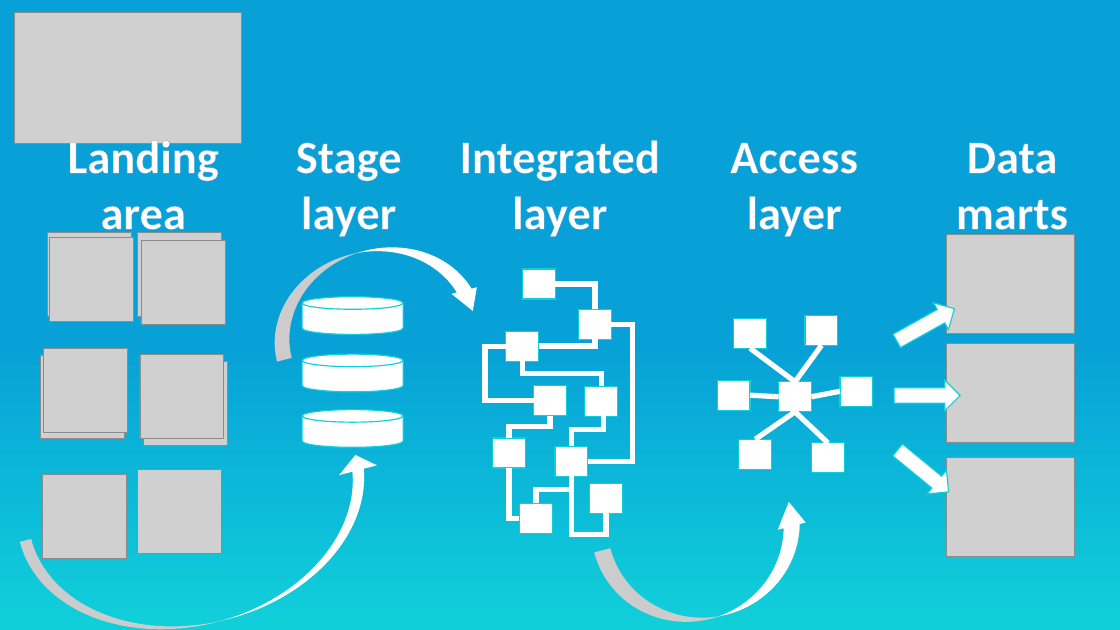
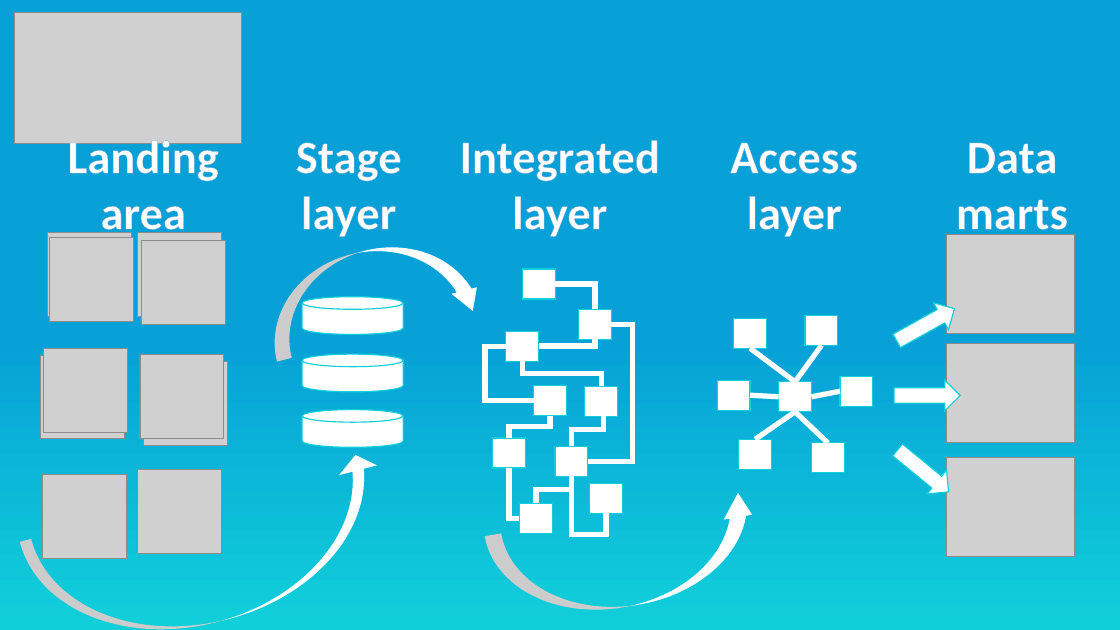
Before and after one commit to dwhacademy/dwhacademy, a slide deck: slide 2 of themes/hugo-elate-theme/static/images/Pictures for blog.pptx. Drawn at 1120x630 pixels with LibreOffice and Linux fonts; fonts in the diff are those of the drawing; grey boxes stand for pictures. Boxes give left, top, right and bottom in pixels: in the first picture for what was removed or moved away, otherwise in the second. Text is boxed around its words. In the diff, an @@ line names an element or a change of style, - is before the commit and + after.

```diff
--- a/themes/hugo-elate-theme/static/images/Pictures for blog.pptx
+++ b/themes/hugo-elate-theme/static/images/Pictures for blog.pptx
@@ curved left arrow at bbox=[485, 490, 768, 628]: rotation 255 to 260 degrees @@
```
Also in this commit, not shown: 1 other file.
